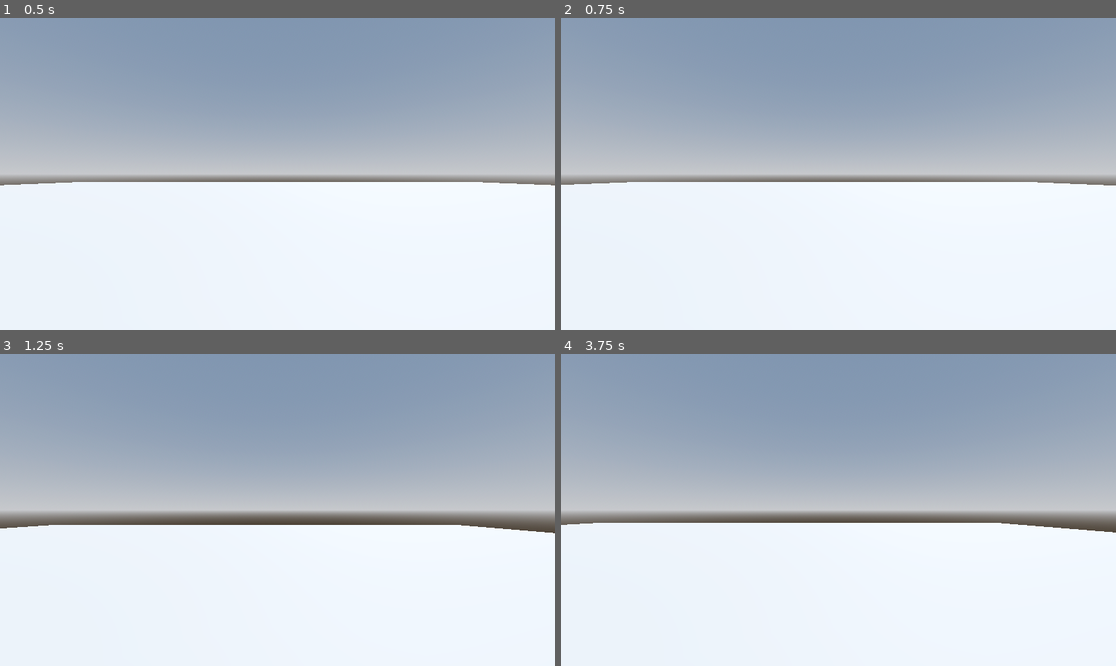
Above: before the commit, frames 1-4 (two rows, left to right).
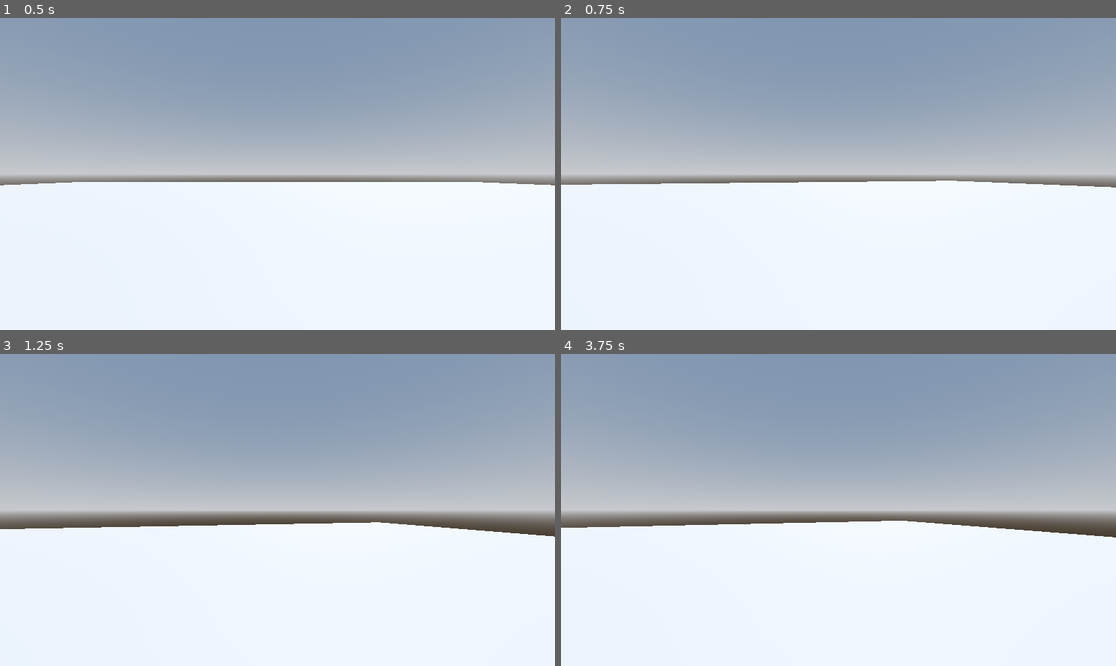
Above: after the commit, the same moments.

Repository: DTNevaeha/Shootout
Game: Godot game, scene res://Levels/SandBox.tscn
The game is run twice, just before and just after one commit, with the same random seed, the same clock (stepped at 60 frames per second) and the same inputs.
Inputs (mouse positions are in pixels of both pictures, inside the frame that each line leads up to):
- Up to frame 1 (0.5 s): no input
- Up to frame 2 (0.75 s): tap Enter at 0.5 s; move the mouse to (960, 158) at 0.52 s; hold D (move_right) from 0.53 s (still down)
- Up to frame 3 (1.25 s): keep holding D (move_right); tap Space (jump) at 0.77 s
- Up to frame 4 (3.75 s): move the mouse to (727, 525) at 1.27 s; release D (move_right) at 1.28 s; hold S (move_back) 1.28-2.03 s; tap Space (jump) at 1.52, 3.02 s; move the mouse to (894, 441) at 2.02 s; hold D (move_right) 2.03-2.78 s; move the mouse to (810, 572) at 2.77 s; hold W (move_forward) 2.78-3.53 s; move the mouse to (1005, 556) at 3.52 s; hold A (move_left) from 3.53 s (still down)

Frame 1 is identical in both runs. In frame 2, 0.3% of the frame differs, in the area x 2-100%, y 52-55%; in frame 3, 0.6%; in frame 4, 0.9%, in the area x 0-100%, y 53-59%.

Commit message:
Player can now use the mouse to move camera left/right

Diff:
--- a/Player/player.gd
+++ b/Player/player.gd
@@ -6,9 +6,15 @@
 
 # Get the gravity from the project settings to be synced with RigidBody nodes.
 var gravity: float = ProjectSettings.get_setting("physics/3d/default_gravity")
+var mouse_motion := Vector2.ZERO
+
+
+func _ready() -> void:
+	Input.mouse_mode = Input.MOUSE_MODE_CAPTURED
 
 
 func _physics_process(delta: float) -> void:
+	handle_camera_rotation()
 	# Add the gravity.
 	if not is_on_floor():
 		velocity.y -= gravity * delta
@@ -29,3 +35,17 @@
 		velocity.z = move_toward(velocity.z, 0, SPEED)
 
 	move_and_slide()
+
+
+func _input(event: InputEvent) -> void:
+	if event is InputEventMouseMotion:
+		if Input.mouse_mode == Input.MOUSE_MODE_CAPTURED:
+			mouse_motion = -event.relative * 0.001 # This sets up mouse senativeity
+	if Input.MOUSE_MODE_CAPTURED:
+		if event.is_action_pressed("ui_cancel"):
+			Input.mouse_mode = Input.MOUSE_MODE_VISIBLE
+
+
+func handle_camera_rotation() -> void:
+	rotate_y(mouse_motion.x)
+	mouse_motion = Vector2.ZERO
